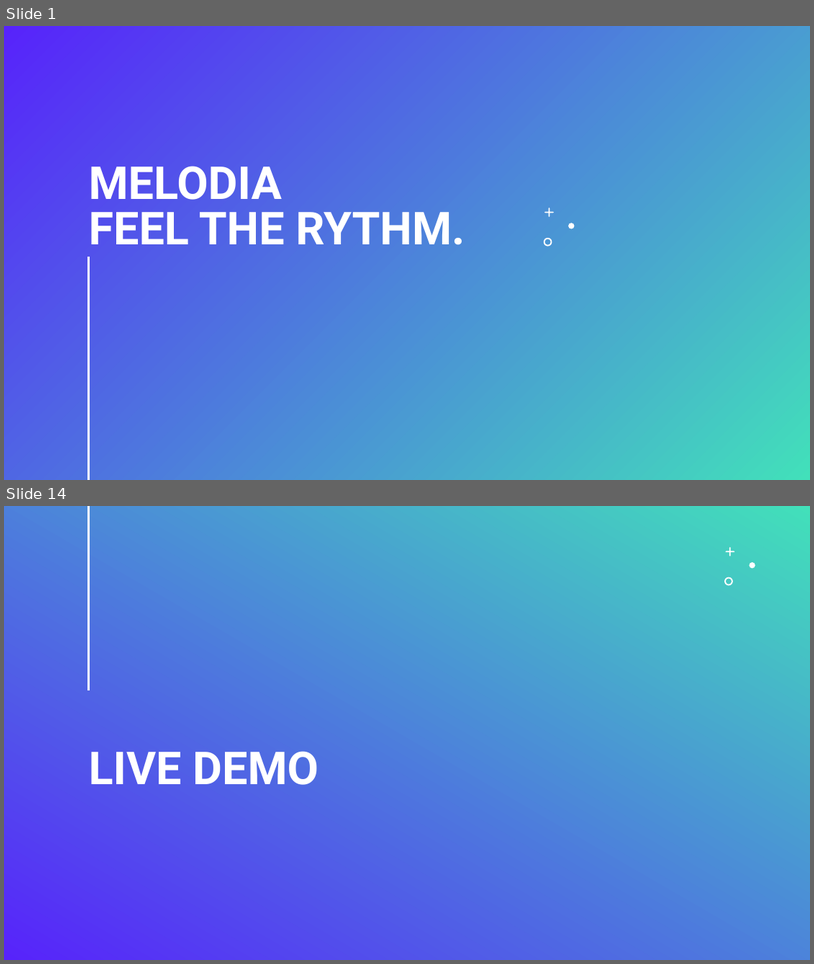
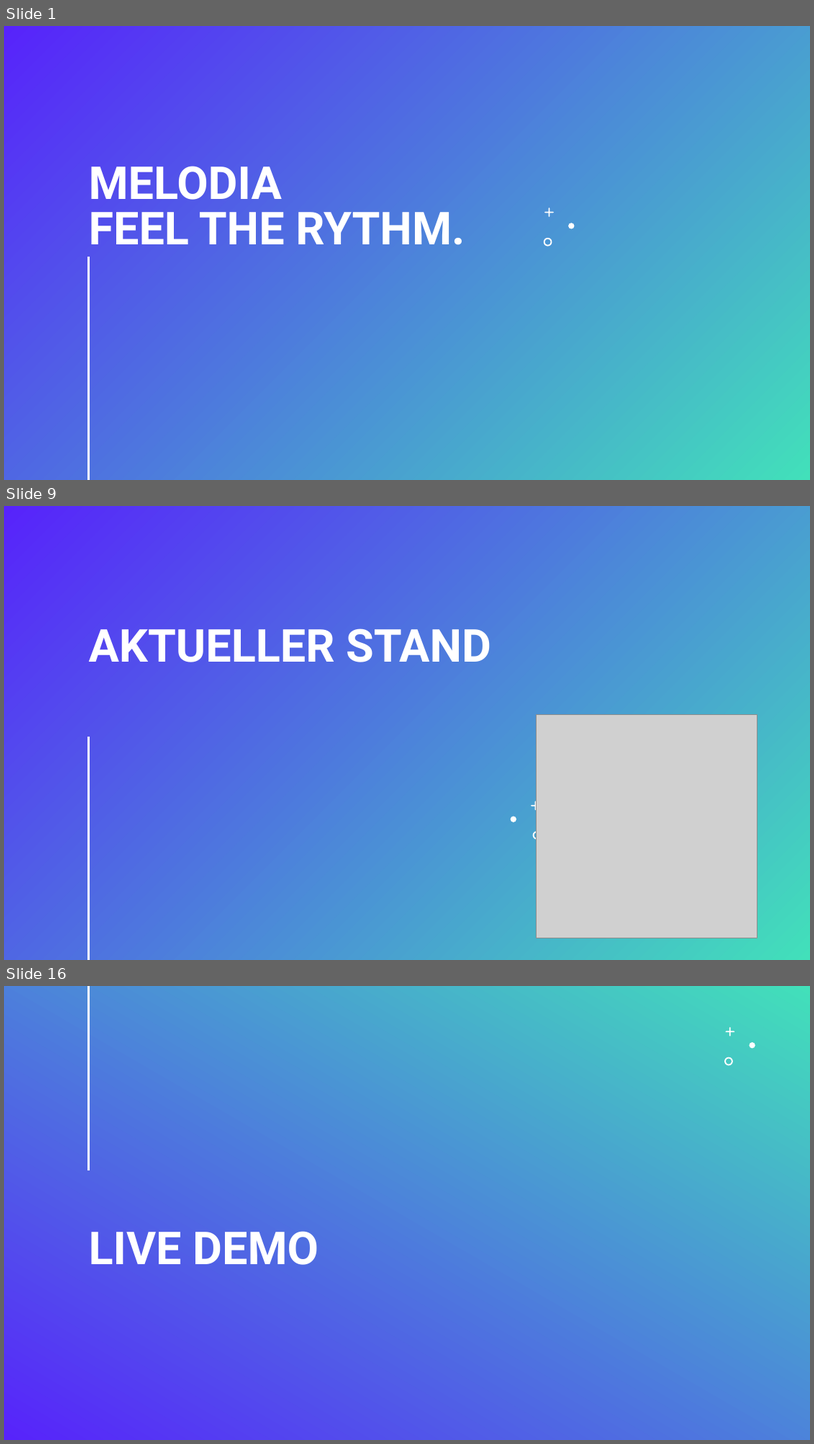
Before and after one commit to Sodentix/Melodia, a slide deck: Projektunterlagen/999_Zwischenpräsentationen/1. Zwischenpräsentation/Zwischenpräsentation Melodia am 12.11.2025.pptx. Shown one above the other, each under a label of ours: slides 1 and 14 before the commit, slides 1, 9 and 16 after it; the slides between them are not shown. The pictures are 814x964 and 814x1444 pixels, drawn with LibreOffice and Linux fonts; fonts in the diff are those of the drawing; grey boxes stand for pictures. Boxes give left, top, right and bottom in pixels: in the first picture for what was removed or moved away, otherwise in the second. Text is boxed around its words. In the diff, an @@ line names an element or a change of style, - is before the commit and + after.

```diff
--- a/Projektunterlagen/999_Zwischenpräsentationen/1. Zwischenpräsentation/Zwischenpräsentation Melodia am 12.11.2025.pptx
+++ b/Projektunterlagen/999_Zwischenpräsentationen/1. Zwischenpräsentation/Zwischenpräsentation Melodia am 12.11.2025.pptx
@@ slide 9 added at (4, 506, 810, 960), background gradient #5723FB to #42E0BA; not listed: 1 template element that a slide beside it also shows @@
@@ title added at (89, 628, 491, 662), 54 pt, text #FFFFFF, bold @@
+AKTUELLER STAND
@@ picture added at (537, 715, 759, 938) @@
@@ freeform shape added at (532, 800, 540, 810), fill #FFFFFF @@
@@ freeform shape added at (511, 816, 517, 822), fill #FFFFFF @@
@@ freeform shape added at (533, 831, 542, 839), fill #FFFFFF @@
@@ what was slide 14 is now slide 16 @@
```
Also in this commit, not shown: 7 slides changed, 4 other slides added, 1 slide removed.
